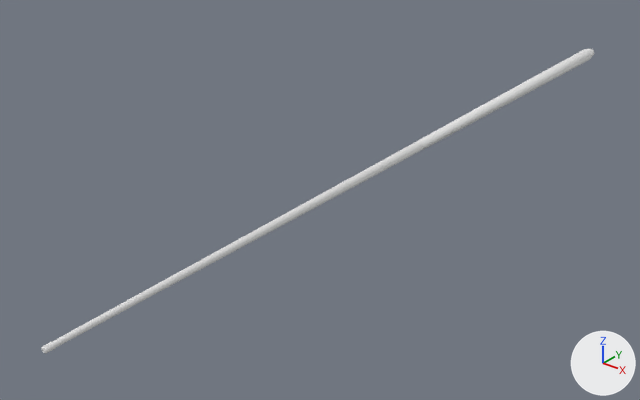
A saved change to the Blender file kyle-carlson-pool-demo/BlenderFiles/PoolGame/poolcue.blend.
The view is the same before and after, from a 50 mm camera at (1.424, -1.201, 2.984) aimed at (0.566, -0.129, 2.319). Lighting does not change. The marker at lower right points along +X, +Y and +Z. The picture after the commit comes second.

Objects in the first picture: 'PoolCue'.
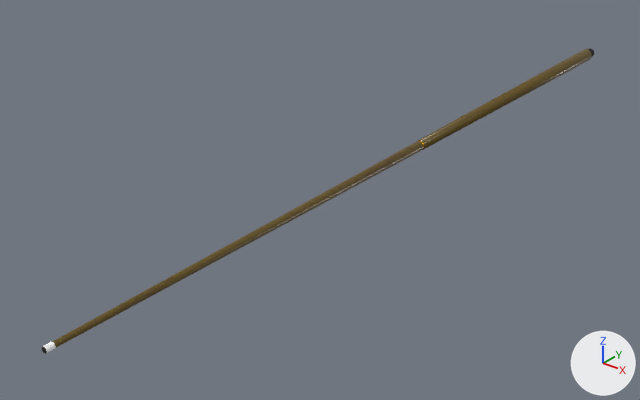
Commit message: Assets Finished Pool GAme

What changed in the scene script:
```text
Add img_m_cue_basecolor_png:
    img_m_cue_basecolor_png = load_image('m_cue_BaseColor.png', 'cuetextures/m_cue_BaseColor.png', 2048, 2048, 'sRGB')
Add img_m_cue_metallic_png:
    img_m_cue_metallic_png = load_image('m_cue_Metallic.png', 'cuetextures/m_cue_Metallic.png', 2048, 2048, 'Non-Color')
Add img_m_cue_roughness_png:
    img_m_cue_roughness_png = load_image('m_cue_Roughness.png', 'cuetextures/m_cue_Roughness.png', 2048, 2048, 'Non-Color')
Change mat_m_cue:
    add n2 = _N.new('ShaderNodeTexImage'); n2.name = 'Image Texture'
    add n2.image = img_m_cue_basecolor_png
    add n3 = _N.new('ShaderNodeTexImage'); n3.name = 'Image Texture.001'
    add n3.image = img_m_cue_roughness_png
    add n4 = _N.new('ShaderNodeTexImage'); n4.name = 'Image Texture.002'
    add n4.image = img_m_cue_metallic_png
    where n0 = _N.new('ShaderNodeBsdfPrincipled'); n0.name = 'Principled BSDF'
    add _L.new(n2.outputs[0], n0.inputs[0])  # 'Color' to 'Base Color'
    add _L.new(n3.outputs[0], n0.inputs[2])  # 'Color' to 'Roughness'
    add _L.new(n4.outputs[0], n0.inputs[1])  # 'Color' to 'Metallic'
```

Location of each change, (x1, y1, x2, y2) in pixels of the pictures (640 x 400 px):
'PoolCue', surface changed: (41, 49, 594, 354) in both
